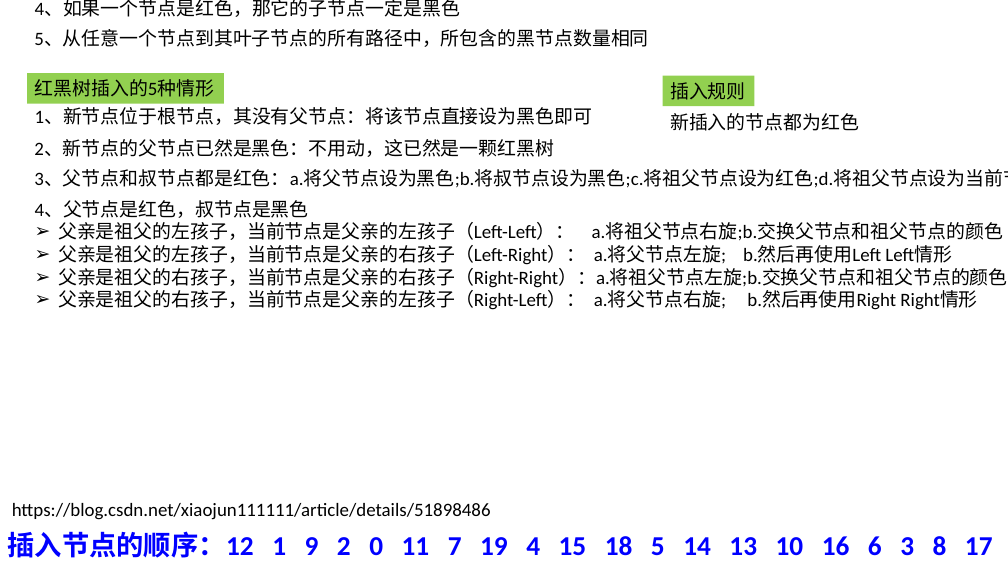
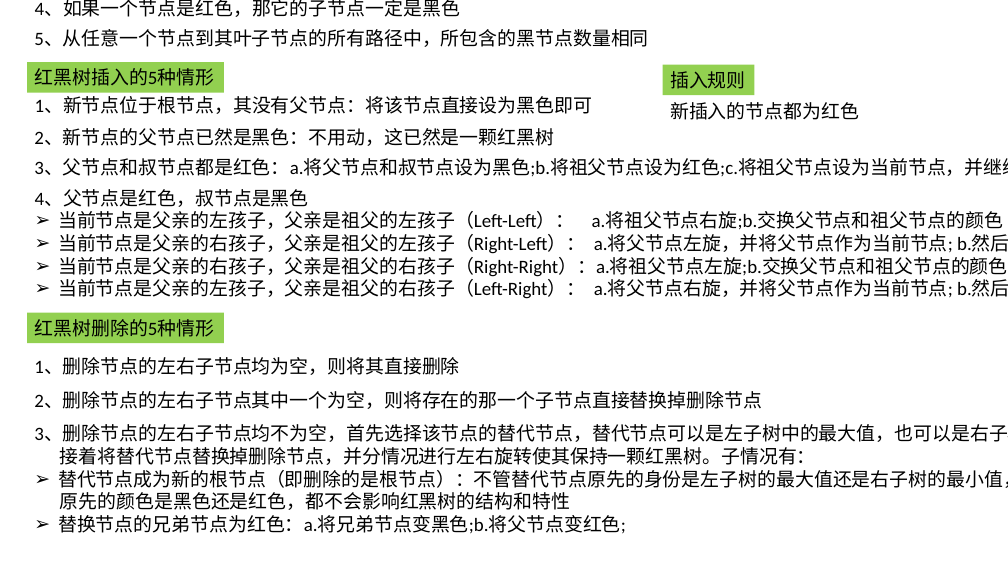
Before and after one commit to BinMarshall/studing, a slide deck: slide 1 of 源码分析/红黑树插入演示.pptx. Drawn at 1008x567 pixels with LibreOffice and Linux fonts; fonts in the diff are those of the drawing. Boxes give left, top, right and bottom in pixels: in the first picture for what was removed or moved away, otherwise in the second. Text is boxed around its words. In the diff, an @@ line names an element or a change of style, - is before the commit and + after.

```diff
--- a/源码分析/红黑树插入演示.pptx
+++ b/源码分析/红黑树插入演示.pptx
@@ 3 texts, 2 rectangles: place and size @@
-3 texts, 2 rectangles at (27,73,859,157)
+3 texts, 2 rectangles at (27,62,859,146)
@@ text at (34,159,1008,465): text changed @@
-3、父节点和叔节点都是红色：a.将父节点设为黑色;b.将叔节点设为黑色;c.将祖父节点设为红色;d.将祖父节点设为当前节点，并继续对新当前节点进行操作
+3、父节点和叔节点都是红色：a.将父节点和叔节点设为黑色;b.将祖父节点设为红色;c.将祖父节点设为当前节点，并继续对新当前节点进行操作
@@ text "4、父节点是红色，叔节点是黑色": place and size @@
-text "4、父节点是红色，叔节点是黑色" at (35,200,1008,310)
+text "4、父节点是红色，叔节点是黑色" at (35,189,1008,299)
@@ text at (58,211,1008,299): text changed @@
-➢ 父亲是祖父的左孩子，当前节点是父亲的左孩子（Left-Left）： a.将祖父节点右旋;b.交换父节点和祖父节点的颜色
-➢ 父亲是祖父的左孩子，当前节点是父亲的右孩子（Left-Right）： a.将父节点左旋; b.然后再使用Left Left情形
-➢ 父亲是祖父的右孩子，当前节点是父亲的右孩子（Right-Right）：a.将祖父节点左旋;b.交换父节点和祖父节点的颜色
-➢ 父亲是祖父的右孩子，当前节点是父亲的左孩子（Right-Left）： a.将父节点右旋; b.然后再使用Right Right情形
+➢ 当前节点是父亲的左孩子，父亲是祖父的左孩子（Left-Left）： a.将祖父节点右旋;b.交换父节点和祖父节点的颜色
+➢ 当前节点是父亲的右孩子，父亲是祖父的左孩子（Right-Left）： a.将父节点左旋，并将父节点作为当前节点; b.然后再使用Left Left情形
+➢ 当前节点是父亲的右孩子，父亲是祖父的右孩子（Right-Right）：a.将祖父节点左旋;b.交换父节点和祖父节点的颜色
+➢ 当前节点是父亲的左孩子，父亲是祖父的右孩子（Left-Right）： a.将父节点右旋，并将父节点作为当前节点; b.然后再使用Right Right情形
@@ rectangle added at (27,312,224,343), fill #92D050, 18 pt, text #000000 @@
+红黑树删除的5种情形
@@ text added at (34,357,459,375), 18 pt, text #000000 @@
+1、删除节点的左右子节点均为空，则将其直接删除
@@ text added at (34,392,762,409), 18 pt, text #000000 @@
+2、删除节点的左右子节点其中一个为空，则将存在的那一个子节点直接替换掉删除节点
@@ text added at (34,425,1008,534), 18 pt, text #000000 @@
+3、删除节点的左右子节点均不为空，首先选择该节点的替代节点，替代节点可以是左子树中的最大值，也可以是右子树中的最小值。
+接着将替代节点替换掉删除节点，并分情况进行左右旋转使其保持一颗红黑树。子情况有：
+➢ 替代节点成为新的根节点（即删除的是根节点）：不管替代节点原先的身份是左子树的最大值还是右子树的最小值，也不管替代节点
+原先的颜色是黑色还是红色，都不会影响红黑树的结构和特性
+➢ 替换节点的兄弟节点为红色：a.将兄弟节点变黑色;b.将父节点变红色;
@@ text removed at (12,503,491,520) @@
-https://blog.csdn.net/xiaojun111111/article/details/51898486
@@ text removed at (7,531,993,558) @@
-插入节点的顺序：12 1 9 2 0 11 7 19 4 15 18 5 14 13 10 16 6 3 8 17
```
Also in this commit, not shown: 11 other slides changed, 5 slides added, 1 other file.
